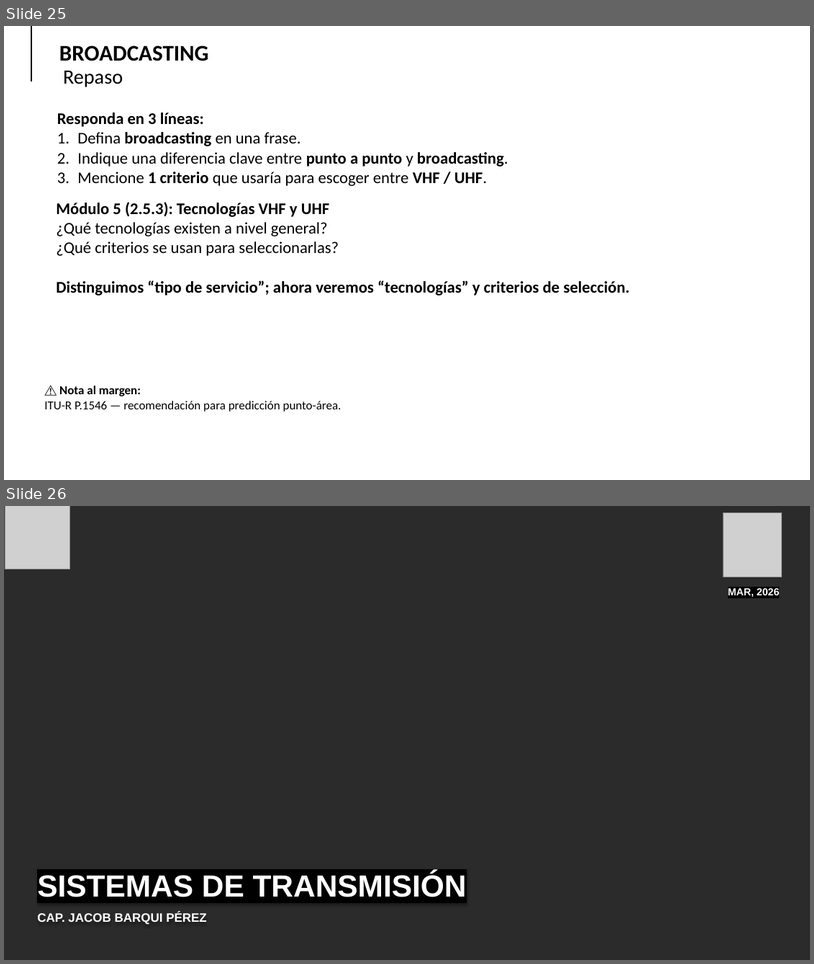
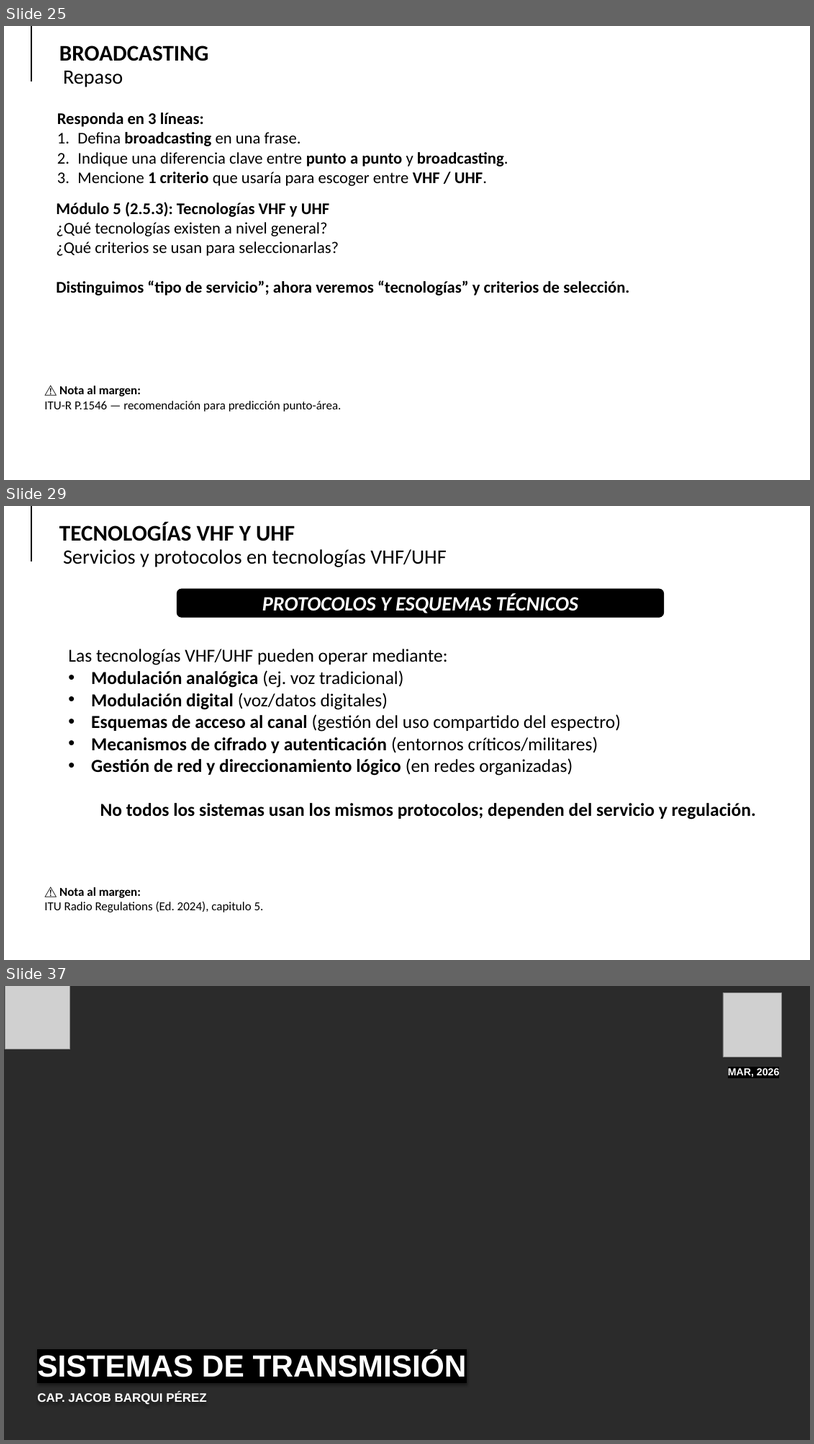
Before and after one commit to Milesfox04/Sistemas-de-transmision, a slide deck: clases/24-03-26/sesion 15-16-17-18-19-20 2026.pptx. Shown one above the other, each under a label of ours: slides 25 and 26 before the commit, slides 25, 29 and 37 after it; the slides between them are not shown. The pictures are 814x964 and 814x1444 pixels, drawn with LibreOffice and Linux fonts; fonts in the diff are those of the drawing; grey boxes stand for pictures; background and template pictures are left out; a plain dark background stands for a picture behind light text. Boxes give left, top, right and bottom in pixels: in the first picture for what was removed or moved away, otherwise in the second. Text is boxed around its words. In the diff, an @@ line names an element or a change of style, - is before the commit and + after.

```diff
--- a/clases/24-03-26/sesion 15-16-17-18-19-20 2026.pptx
+++ b/clases/24-03-26/sesion 15-16-17-18-19-20 2026.pptx
@@ slide 29 added at [4, 506, 810, 960], background picture (left out) @@
@@ line added from (31, 506) to (31, 561), #000000 2.5 pt @@
@@ text added at [59, 522, 295, 541], 44 pt, text #000000, bold @@
+TECNOLOGÍAS VHF Y UHF
@@ text added at [63, 549, 446, 567], 40 pt, text #000000 @@
+Servicios y protocolos en tecnologías VHF/UHF
@@ rounded rectangle added at [177, 589, 664, 617], fill #000000, outline #000000 1 pt, 40 pt, text #FFFFFF, bold, italic @@
+PROTOCOLOS Y ESQUEMAS TÉCNICOS
@@ text added at [68, 649, 756, 819], 36 pt, text #000000, bold @@
+Las tecnologías VHF/UHF pueden operar mediante:
+• Modulación analógica (ej. voz tradicional)
+• Modulación digital (voz/datos digitales)
+• Esquemas de acceso al canal (gestión del uso compartido del espectro)
+• Mecanismos de cifrado y autenticación (entornos críticos/militares)
+• Gestión de red y direccionamiento lógico (en redes organizadas)
+No todos los sistemas usan los mismos protocolos; dependen del servicio y regulación.
@@ text added at [44, 886, 264, 912], 24 pt, text #000000 @@
+⚠️ Nota al margen:
+ITU Radio Regulations (Ed. 2024), capitulo 5.
@@ what was slide 26 is now slide 37 @@
```
Also in this commit, not shown: 10 other slides added, 3 other files.
